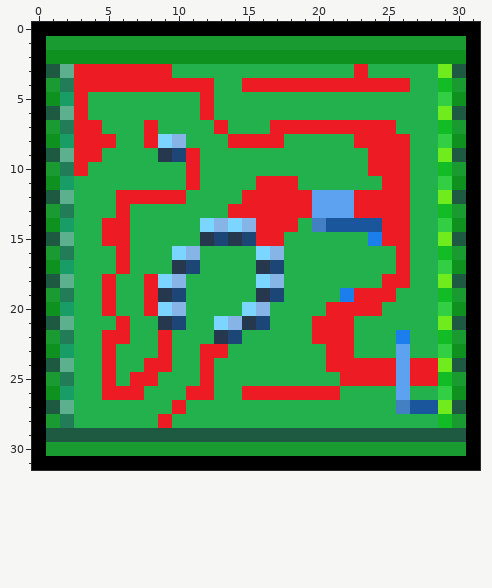
Edited in one commit: pixel-art sprite (res/textures/test.png). Above, as it was before the edit.
The file is 32x32 pixels.
And afterwards:
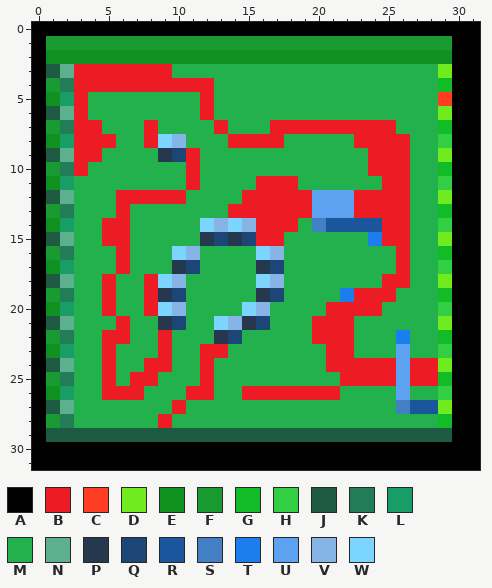
Palette (. is transparent): A #000000  B #ed1c24  C #ff3d23  D #70eb1d  E #0f911f  F #1a9b32  G #12bc26  H #32cf44  J #1e5a41  K #237c58  L #199d66  M #22b14c  N #5cb08d  P #25384e  Q #1c4676  R #1a569b  S #437fc3  T #1c7eed  U #5ca2f1  V #86b4e7  W #7bd5fe
Diff:
Colour E becomes colour A in row 2 at x 30; in row 5 at x 30; in row 8 at x 30; in row 11 at x 30; in row 14 at x 30; in row 17 at x 30.
Colour E becomes colour A in row 20 at x 30; in row 23 at x 30; in row 26 at x 30.
Colour F becomes colour A in row 1 at x 30; in row 4 at x 30; in row 7 at x 30; in row 10 at x 30; in row 13 at x 30; in row 16 at x 30.
Colour F becomes colour A in row 19 at x 30; in row 22 at x 30; in row 25 at x 30; in row 28 at x 30; in row 30 at x 1 to 30.
Colour J becomes colour A in row 3 at x 30; in row 6 at x 30; in row 9 at x 30; in row 12 at x 30; in row 15 at x 30; in row 18 at x 30.
Colour J becomes colour A in row 21 at x 30; in row 24 at x 30; in row 27 at x 30; in row 29 at x 30.
Colour H becomes colour C in row 5 at x 29.
Colour B becomes colour M in row 3 at x 23; in row 4 at x 15 to 26.
Boxes around the changes in both pictures, in picture pixels (x1, y1, x2, y2):
changed: (46, 36, 466, 456)
